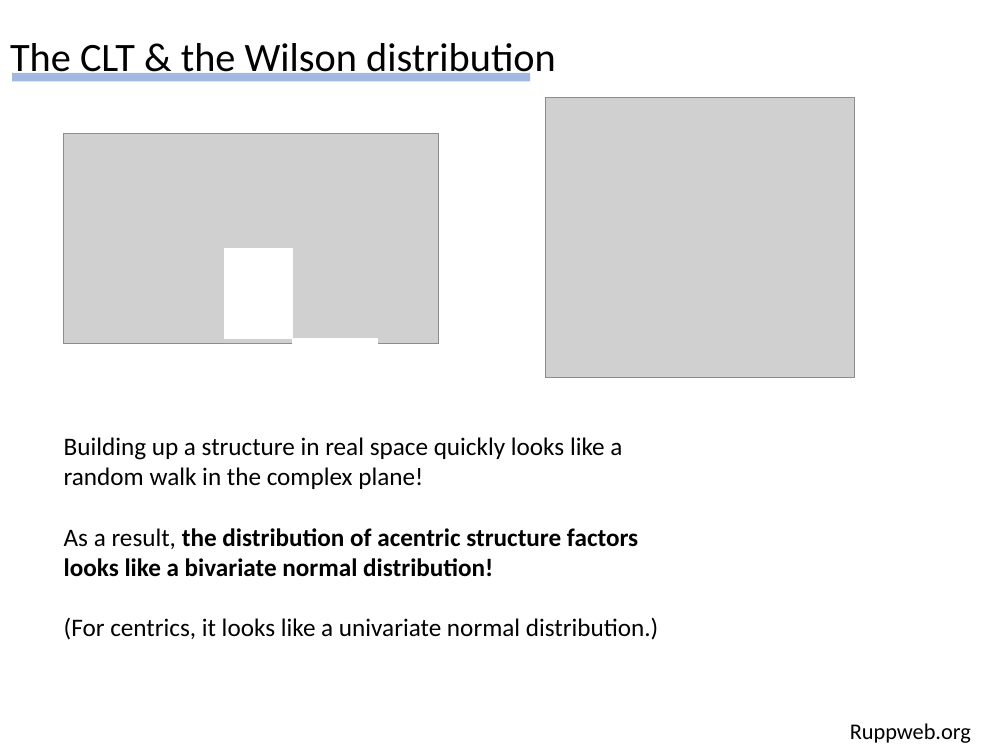
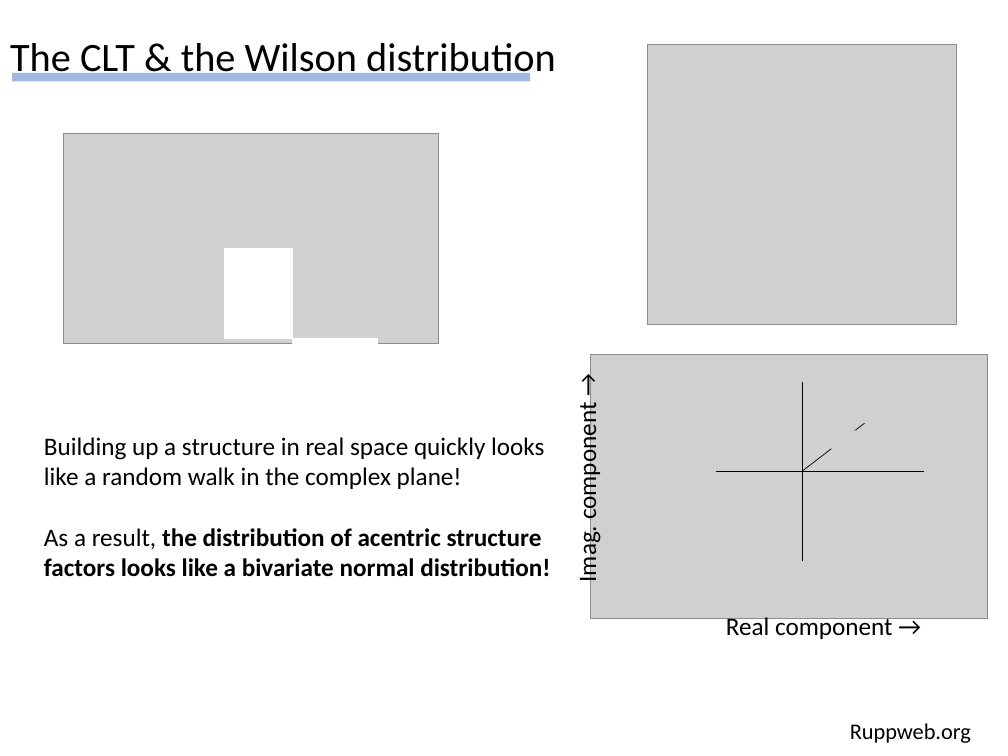
Before and after one commit to Hekstra-Lab/dw, a slide deck: slide 8 of Summary_of_findings_DH_20210218.pptx (slide 3 before the commit). Drawn at 1008x756 pixels with LibreOffice and Linux fonts; fonts in the diff are those of the drawing; grey boxes stand for pictures. Boxes give left, top, right and bottom in pixels: in the first picture for what was removed or moved away, otherwise in the second. Text is boxed around its words. In the diff, an @@ line names an element or a change of style, - is before the commit and + after.

```diff
--- a/Summary_of_findings_DH_20210218.pptx
+++ b/Summary_of_findings_DH_20210218.pptx
@@ picture: place and size @@
-picture at <box>545,98,855,378</box>
+picture at <box>648,44,958,325</box>
@@ picture added at <box>591,354,988,618</box> @@
@@ line added from (802, 561) to (802, 382), #000000 0.5 pt @@
@@ picture added at <box>844,383,970,423</box> @@
@@ text added at <box>572,413,603,582</box>, 18 pt, text #000000 @@
+Imag. component →
@@ line added from (802, 471) to (886, 407), #000000 0.5 pt @@
@@ text "Building up a structure in ...": place and size @@
-text "Building up a structure in ..." at <box>64,437,658,640</box>
+text "Building up a structure in ..." at <box>44,437,550,577</box>
@@ picture added at <box>832,430,876,471</box> @@
@@ line added from (716, 471) to (924, 471), #000000 0.5 pt @@
@@ text at <box>64,617,658,640</box>: paragraph removed @@
-(For centrics, it looks like a univariate normal distribution.)
@@ text added at <box>726,615,893,639</box>, 18 pt, text #000000 @@
+Real component →
```
Also in this commit, not shown: 17 other slides changed, 49 slides added, 7 slides removed, 15 other files.
